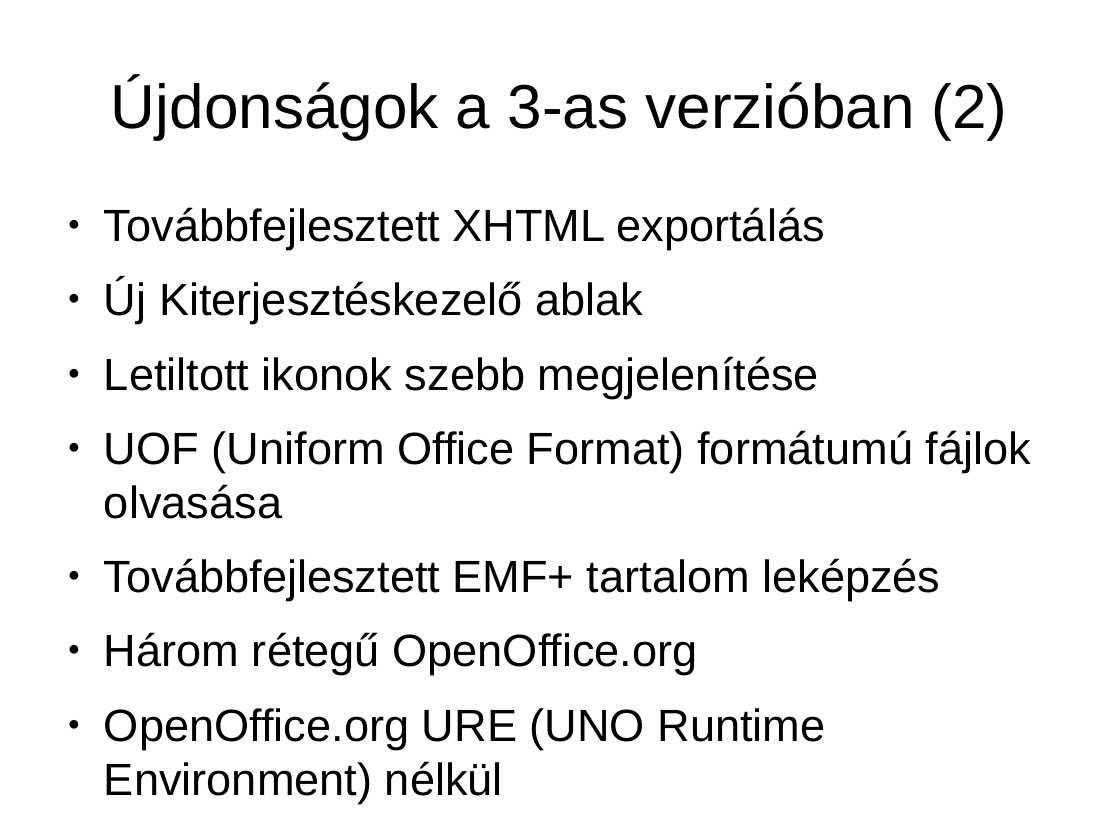
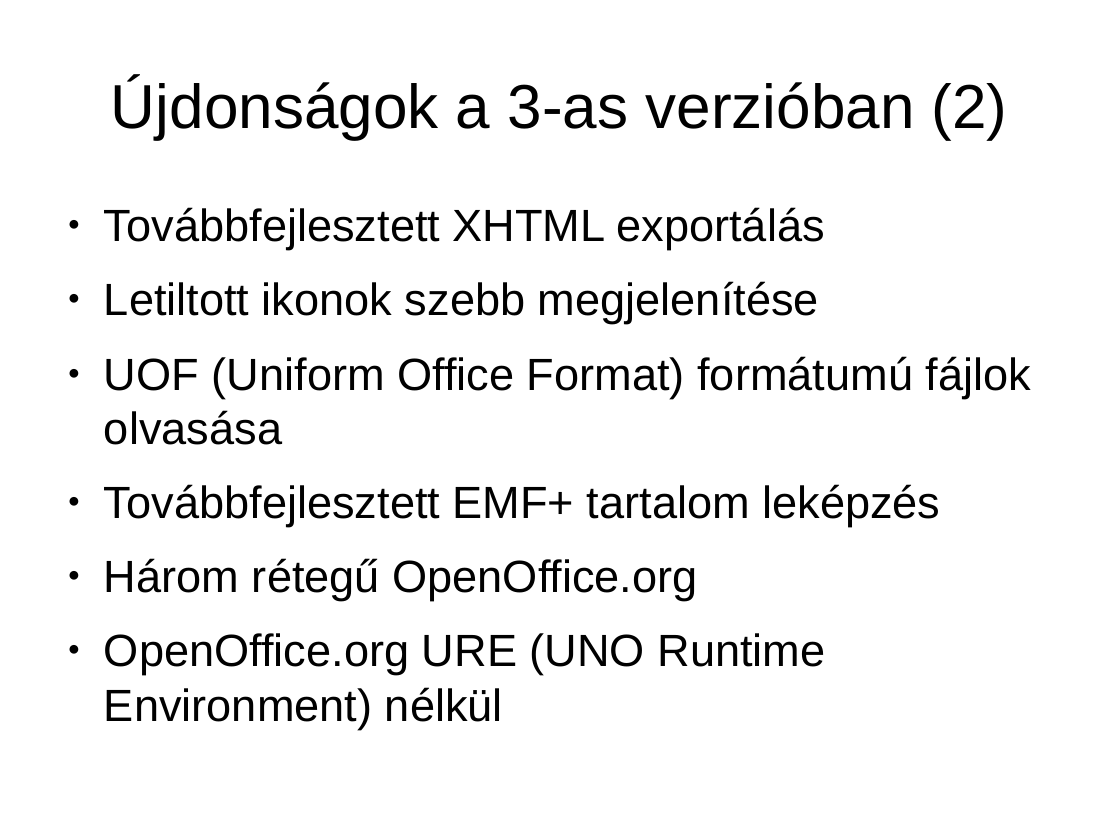
Before and after one commit to KAMI911/oxygenoffice, a slide deck: slide 8 of documents/marketing/hu/OpenOffice.org3_ujdonsagai.odp. Drawn at 1120x840 pixels with LibreOffice and Linux fonts; fonts in the diff are those of the drawing. Boxes give left, top, right and bottom in pixels: in the first picture for what was removed or moved away, otherwise in the second. Text is boxed around its words. In the diff, an @@ line names an element or a change of style, - is before the commit and + after.

```diff
--- a/documents/marketing/hu/OpenOffice.org3_ujdonsagai.odp
+++ b/documents/marketing/hu/OpenOffice.org3_ujdonsagai.odp
@@ text at [104,280,643,324]: paragraph removed @@
-● Új Kiterjesztéskezelő ablak
```
Also in this commit, not shown: 13 other slides changed, 14 slides added, 2 slides removed.
